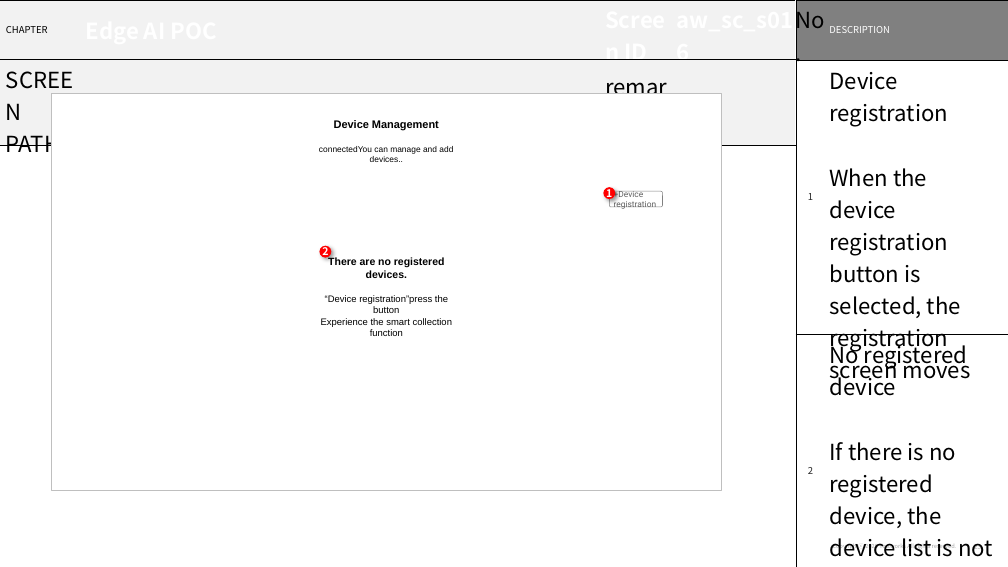
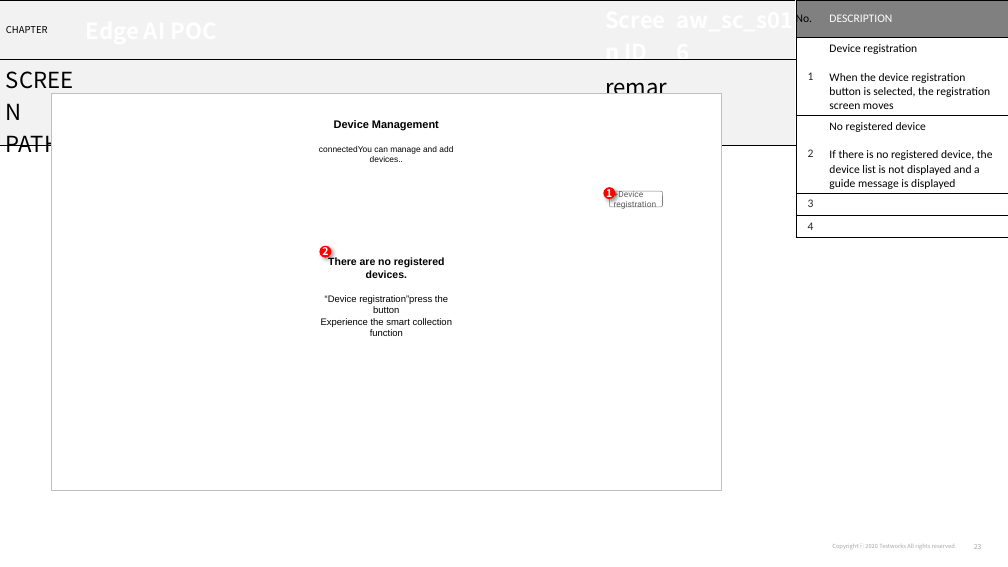
Before and after one commit to changsin/pytranslator, a slide deck: slide 23 of data/aiworks_wireframe_EdgeAI_v1.2-en.pptx. Drawn at 1008x567 pixels with LibreOffice and Linux fonts; fonts in the diff are those of the drawing. Boxes give left, top, right and bottom in pixels: in the first picture for what was removed or moved away, otherwise in the second. Text is boxed around its words. In the diff, an @@ line names an element or a change of style, - is before the commit and + after.

```diff
--- a/data/aiworks_wireframe_EdgeAI_v1.2-en.pptx
+++ b/data/aiworks_wireframe_EdgeAI_v1.2-en.pptx
@@ table at (796,0,1008,237) @@
@@ size 21.1 to 11 pt, font Noto Sans CJK KR to Calibri @@
@@ size 9 to 11 pt in "DESCRIPTION", "1", "2", "3" and 1 more places @@
```
Also in this commit, not shown: 25 other slides changed.
